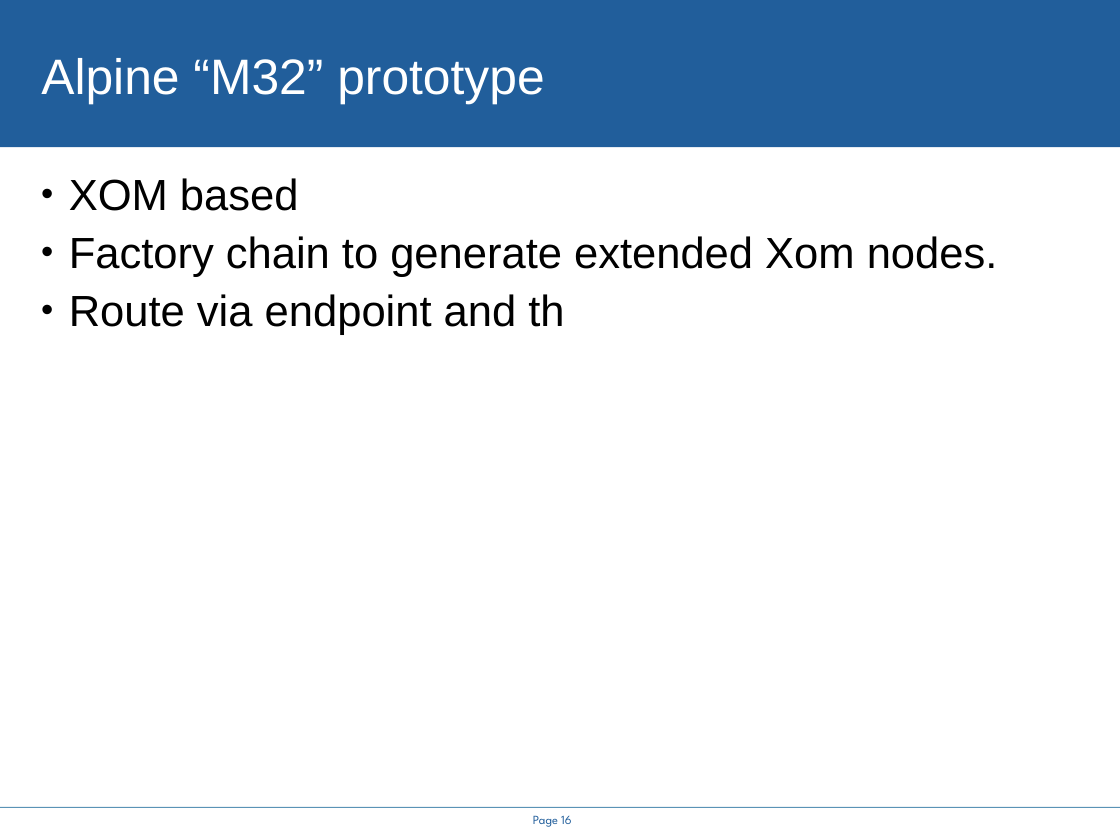
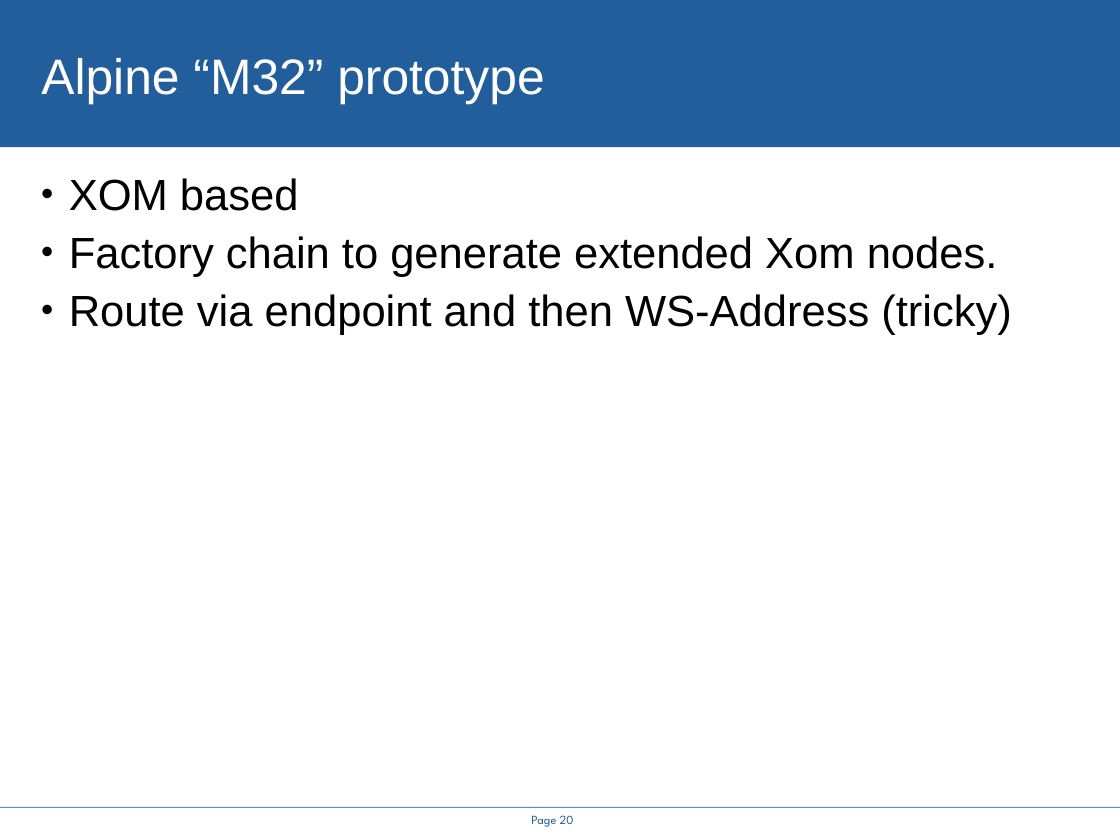
Before and after one commit to rhusar/smartfrog, a slide deck: slide 20 of projects/alpine/doc/icws2005/rethinking_the_java_SOAP_stack.ppt (slide 16 before the commit). Drawn at 1120x840 pixels with LibreOffice and Linux fonts; fonts in the diff are those of the drawing; background and template pictures are left out. Boxes give left, top, right and bottom in pixels: in the first picture for what was removed or moved away, otherwise in the second. Text is boxed around its words. In the diff, an @@ line names an element or a change of style, - is before the commit and + after.

```diff
--- a/projects/alpine/doc/icws2005/rethinking_the_java_SOAP_stack.ppt
+++ b/projects/alpine/doc/icws2005/rethinking_the_java_SOAP_stack.ppt
@@ text at (x1=69, y1=294, x2=1011, y2=335): text changed @@
-• Route via endpoint and th
+• Route via endpoint and then WS-Address (tricky)
@@ page number at (x1=531, y1=815, x2=574, y2=827): text changed @@
-Page 16
+Page 20
```
Also in this commit, not shown: 8 other slides changed, 6 slides added, 2 slides removed, 14 other files.
